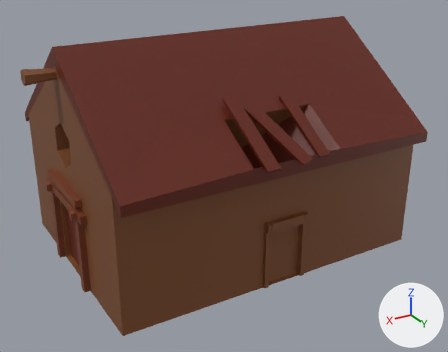
The FBX model Assets/Models/Level 1 House 1.fbx: old version first, new version second.
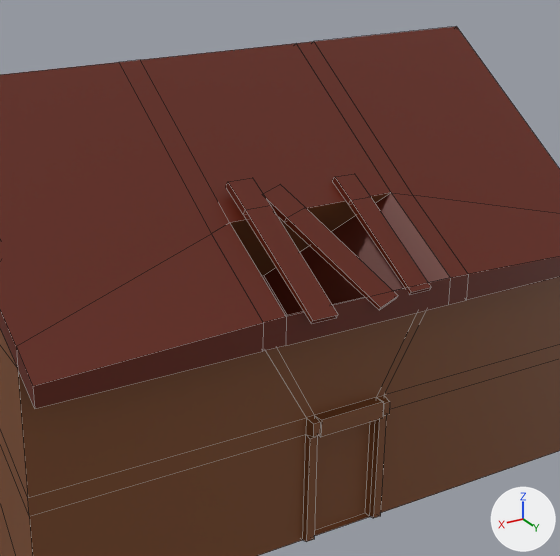
Each version appears first whole from a camera (50 mm lens) standing at (5.51, 15.12, 8.98) and looking at (-2.72, 1.4, 2.12), and next in a close-up on the part from 23% to 89% of the width and 1% to 84% of the height. Arrows for +X, +Y and +Z are at lower right; the lights stay in place. The close-ups show mesh edges as thin lines. Where no turn or scale is listed for an object, it has been applied to the vertices.
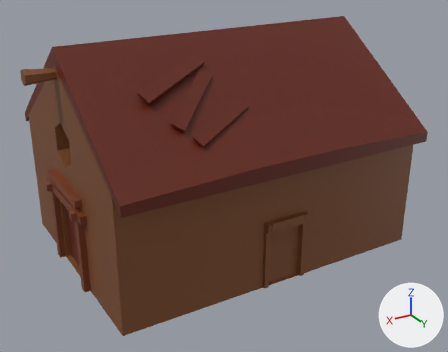
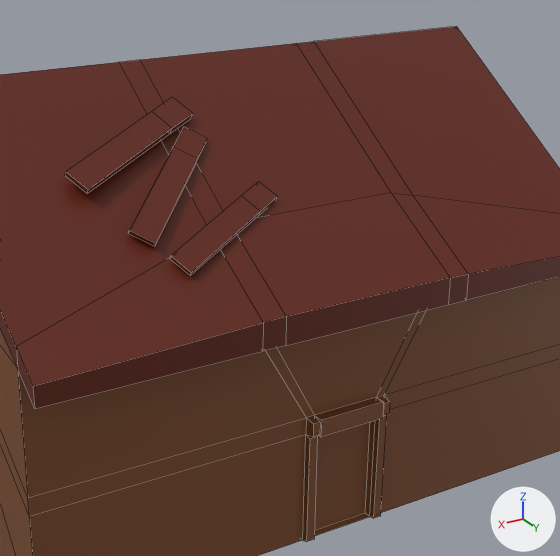
The newer file is also turned or shifted as a whole; pictures and numbers use the older file's frame.

Edits to the bpy script that builds the scene:
```text
Change me_plane_008:
    where me_plane_008.from_pydata(...)  # 264 vertices, 249 faces; spans x -4.41..5.16, y -3.66..3.89, z 0.0..6.05
    used by ob_plane_008; location = (-2.91, 0.71, 0.0)
    verts and faces of me_plane_008; kept vertices keep their numbers, new ones are numbered from 264
    before: 56 (-1.36, 2.36, 4.4) at pixel (391, 192), 57 (1.18, 2.36, 4.4) at pixel (229, 222), 68 (-1.36, 3.66, 3.59) at pixel (450, 277), 69 (1.18, 3.66, 3.59) at pixel (286, 316), 74 (0.02, 1.34, 3.14) at pixel (263, 275)
    before: 75 (1.22, 1.34, 3.14), 76 (0.02, 1.96, 2.76) at pixel (287, 315), 77 (1.22, 1.96, 2.76)
    me_plane_008 part 1: the loose piece of 12 vertices spanning x 0.58..1.05, y 2.03..3.89, z 3.52..4.84 is multiplied about its middle by the matrix ((0.427, 0.726, -0.539), (-0.757, 0.613, 0.226), (0.494, 0.312, 0.811)), then moved by (1.16, -1.67, 1.11)
    me_plane_008 part 2: the loose piece of 12 vertices spanning x -0.45..0.64, y 2.1..3.83, z 3.45..4.71 is multiplied about its middle by the matrix ((0.115, 0.735, -0.555), (-0.776, 0.378, 0.339), (0.495, 0.422, 0.662)), then moved by (1.19, -0.51, 0.32)
    me_plane_008 part 3: the loose piece of 12 vertices spanning x -1.0..-0.59, y 2.07..3.71, z 3.5..4.67 is multiplied about its middle by the matrix ((0.742, 0.633, -0.464), (-0.653, 0.852, 0.118), (0.435, 0.199, 0.968)), then moved by (2.53, -1.08, 0.77)
    me_plane_008 part 4
    add delete_vertices([*range(74, 78)])  # with the faces that use them
    add faces += [(56, 57, 69, 68)]  # mat_material_027 (brown #611d05)
```

Changed parts and their boxes (x1, y1, x2, y2) in the close-ups (560 x 556 px; the box of a moved part takes in the faces that stretch with it):
part 1 of me_plane_008, moved or reshaped: before (226, 178, 338, 324); after (65, 97, 193, 193)
part 2 of me_plane_008, moved or reshaped: before (263, 185, 398, 310); after (170, 181, 278, 275)
part 3 of me_plane_008, moved or reshaped: before (333, 174, 431, 295); after (128, 126, 208, 246)
part 4 of me_plane_008, cut back: before (230, 193, 450, 317); after (237, 193, 450, 317)
